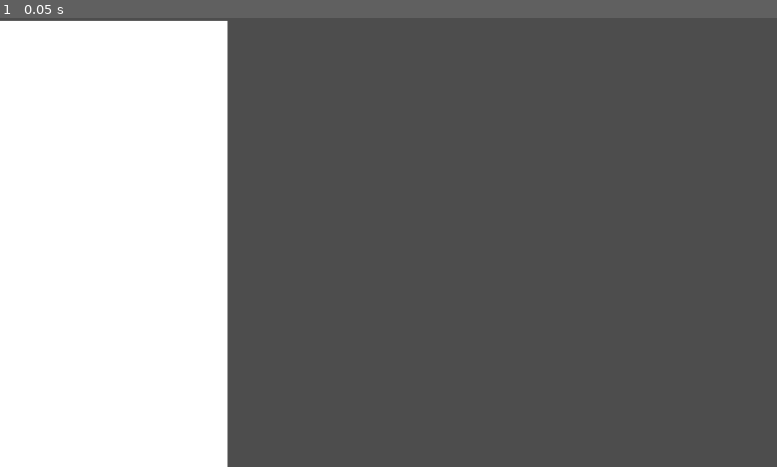
Above: before the commit, frame 1.
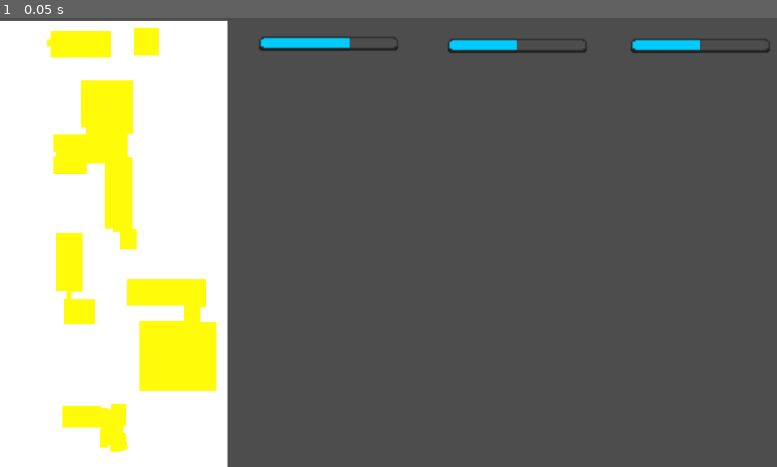
Above: after the commit, the same moment.

Repository: Spidermatou/The-Schu-Man
Game: Godot game, scene res://scenes/manager/manager.tscn
The game is run twice, just before and just after one commit, with the same random seed, the same clock (stepped at 60 frames per second) and the same inputs. The engine's default icon, where the game draws it, is replaced by a stand-in: a white triangle on a blue panel in a dark square.
Inputs:
- Up to frame 1 (0.05 s): no input

The runs differ from the first frame. In frame 1, 7.5% of the frame differs, in the area x 6-100%, y 2-97%.

Commit message:
add gauges to manager

Diff:
--- /dev/null
+++ b/The Schu-Man/scenes/gauges/gauge.gd
@@ -0,0 +1,24 @@
+extends TextureProgressBar
+
+@onready var _variation : Label = $Variation
+@onready var _icon : Sprite2D = $Icon
+@export var iconTexture : Texture2D
+
+func setValue(value : int):
+	if value < 0:
+		_variation.text = str(value)
+	else:
+		_variation.text = "+" + str(value)
+
+func showVariation():
+	_variation.show()
+
+func hideVariation():
+	_variation.hide()
+
+func _ready():
+	showVariation()
+	setValue(0)
+
+func _process(delta):
+	_icon.texture = iconTexture
--- /dev/null
+++ b/The Schu-Man/scenes/gauges/gauge.tscn
@@ -0,0 +1,32 @@
+[gd_scene load_steps=5 format=3 uid="uid://s077j7mu3htk"]
+
+[ext_resource type="Texture2D" uid="uid://dpir0lig2k11n" path="res://ressources/images/gauge_empty.png" id="1_25d7p"]
+[ext_resource type="Script" path="res://scenes/gauges/gauge.gd" id="1_nmx42"]
+[ext_resource type="Texture2D" uid="uid://bj3ol4d3n1v8g" path="res://ressources/images/gauge_blue.png" id="2_mb1vp"]
+[ext_resource type="Texture2D" uid="uid://7onj0fpgsc4w" path="res://icon.svg" id="4_gedtc"]
+
+[node name="Gauge" type="TextureProgressBar"]
+offset_left = 16.0
+offset_right = 121.0
+offset_bottom = 16.0
+value = 50.0
+rounded = true
+texture_under = ExtResource("1_25d7p")
+texture_progress = ExtResource("2_mb1vp")
+script = ExtResource("1_nmx42")
+
+[node name="Variation" type="Label" parent="."]
+visible = false
+layout_mode = 0
+offset_left = 32.0
+offset_top = 16.0
+offset_right = 72.0
+offset_bottom = 39.0
+text = "0"
+horizontal_alignment = 1
+vertical_alignment = 1
+
+[node name="Icon" type="Sprite2D" parent="."]
+position = Vector2(-8, 8)
+scale = Vector2(0.1, 0.1)
+texture = ExtResource("4_gedtc")
--- a/The Schu-Man/scenes/manager/manager.gd
+++ b/The Schu-Man/scenes/manager/manager.gd
@@ -6,6 +6,10 @@
 
 # Children
 @onready var _endGameScreen = $EndGameScreen
+@onready var _campus = $Campus
+@onready var _financeGauge = $GaugeFinance
+@onready var _centralGauge = $GaugeCentral
+@onready var _internGauge = $GaugeIntern
 
 func loadData():
 	var json = JSON.new()
@@ -63,9 +67,23 @@
 	# reset debug
 	$MapBackground.color = Color(255,255,255)
 
-	# Initialisation
+	# initialisation
 	loadData()
 	nextCard()
 
-	# hide endGameScreen
+	# default values
+	_financeGauge.value = 50
+	_internGauge.value = 50
+	_centralGauge.value = 50
+	_campus.setAllHealth(50)
+
+	# hide useless
 	_endGameScreen.hide()
+	_financeGauge.hideVariation()
+	_internGauge.hideVariation()
+	_centralGauge.hideVariation()
+
+
+	# test
+	var g = $GaugeFinance
+	g.value += 15
--- a/The Schu-Man/scenes/manager/manager.tscn
+++ b/The Schu-Man/scenes/manager/manager.tscn
@@ -1,8 +1,9 @@
-[gd_scene load_steps=4 format=3 uid="uid://dw6oybycb8o07"]
+[gd_scene load_steps=5 format=3 uid="uid://dw6oybycb8o07"]
 
 [ext_resource type="Script" path="res://scenes/manager/manager.gd" id="1_lje2p"]
 [ext_resource type="PackedScene" uid="uid://cj4682jtoww4b" path="res://scenes/campus/campus.tscn" id="2_wnkwo"]
 [ext_resource type="Texture2D" uid="uid://7onj0fpgsc4w" path="res://icon.svg" id="3_33dhc"]
+[ext_resource type="PackedScene" uid="uid://s077j7mu3htk" path="res://scenes/gauges/gauge.tscn" id="4_272cb"]
 
 [node name="Manager" type="Node"]
 script = ExtResource("1_lje2p")
@@ -21,3 +22,24 @@
 position = Vector2(-7.99995, -2.99998)
 scale = Vector2(9.25, 5.04688)
 texture = ExtResource("3_33dhc")
+
+[node name="GaugeFinance" parent="." instance=ExtResource("4_272cb")]
+offset_left = -208.0
+offset_top = -305.0
+offset_right = -103.0
+offset_bottom = -289.0
+scale = Vector2(2, 2)
+
+[node name="GaugeCentral" parent="." instance=ExtResource("4_272cb")]
+offset_left = 64.0
+offset_top = -302.0
+offset_right = 169.0
+offset_bottom = -286.0
+scale = Vector2(2, 2)
+
+[node name="GaugeIntern" parent="." instance=ExtResource("4_272cb")]
+offset_left = 328.0
+offset_top = -302.0
+offset_right = 433.0
+offset_bottom = -286.0
+scale = Vector2(2, 2)
Binary file added: The Schu-Man/ressources/images/gauge_blue.png
Not shown, added: The Schu-Man/ressources/images/gauge_blue.png.import
Binary file added: The Schu-Man/ressources/images/gauge_empty.png
Not shown, added: The Schu-Man/ressources/images/gauge_empty.png.import
Binary file added: The Schu-Man/ressources/images/gauge_gold.png
Not shown, added: The Schu-Man/ressources/images/gauge_gold.png.import
Binary file added: The Schu-Man/ressources/images/gauge_green.png
Not shown, added: The Schu-Man/ressources/images/gauge_green.png.import
